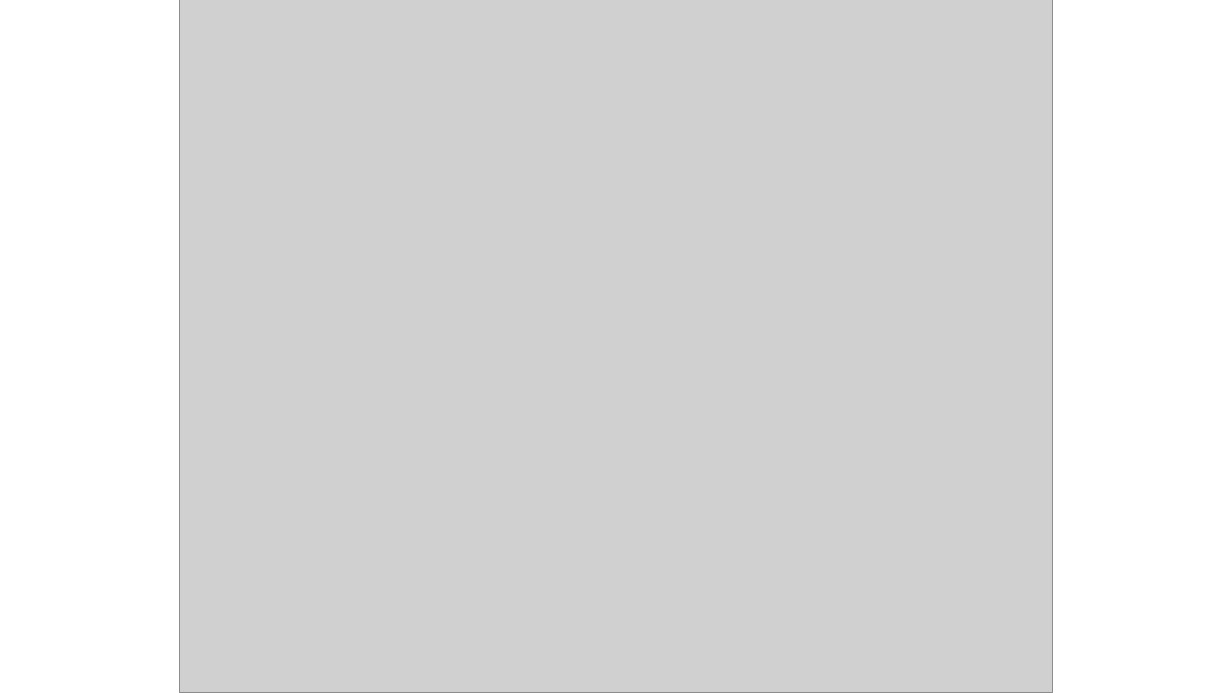
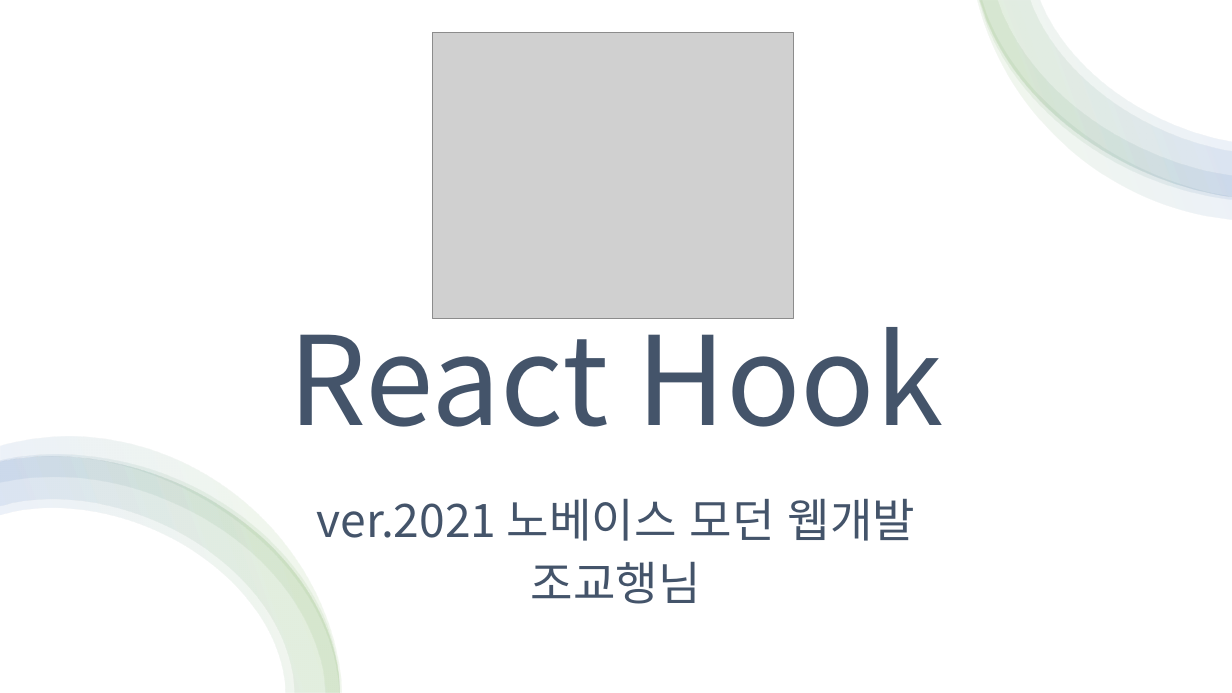
Before and after one commit to GNUCSAssistants/ver.2021_No_Base_ModernWeb, a slide deck: slide 2 of PPT/2. React Hook/0. OT.pptx. Drawn at 1232x693 pixels with LibreOffice and Linux fonts; fonts in the diff are those of the drawing; grey boxes stand for pictures. Boxes give left, top, right and bottom in pixels: in the first picture for what was removed or moved away, otherwise in the second. Text is boxed around its words. In the diff, an @@ line names an element or a change of style, - is before the commit and + after.

```diff
--- a/PPT/2. React Hook/0. OT.pptx
+++ b/PPT/2. React Hook/0. OT.pptx
@@ rectangle added at (x1=0, y1=0, x2=1232, y2=693), fill #FFFFFF @@
@@ group added at (x1=978, y1=0, x2=1232, y2=219): 4 freeform shapes @@
@@ picture resized from (x1=179, y1=0, x2=1052, y2=693) to (x1=433, y1=32, x2=793, y2=319) @@
@@ title added at (x1=288, y1=299, x2=944, y2=427), 96 pt, text #44546A @@
+React Hook
@@ group added at (x1=0, y1=437, x2=341, y2=693): 4 freeform shapes @@
@@ subtitle added at (x1=317, y1=498, x2=916, y2=604), 36 pt, text #44546A @@
+ver.2021 노베이스 모던 웹개발
+조교행님
```
Also in this commit, not shown: 2 other slides changed, 11 other files.
